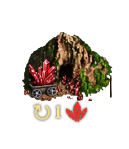
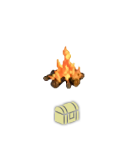
Layer changes from the first 129x149 image to the second:
hid group "1 valuable" (6 layers) over <box>32,100,93,122</box>
showed group "treasure" (1 layers) over <box>55,101,79,125</box>
hid "Layer 87" over <box>22,32,113,101</box>
showed "Layer 48" over <box>43,45,85,90</box>
